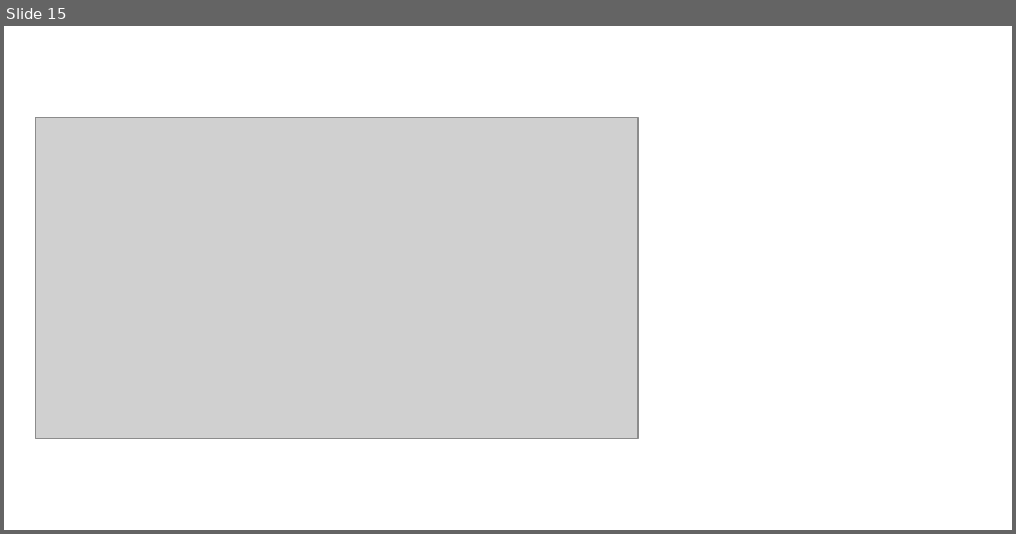
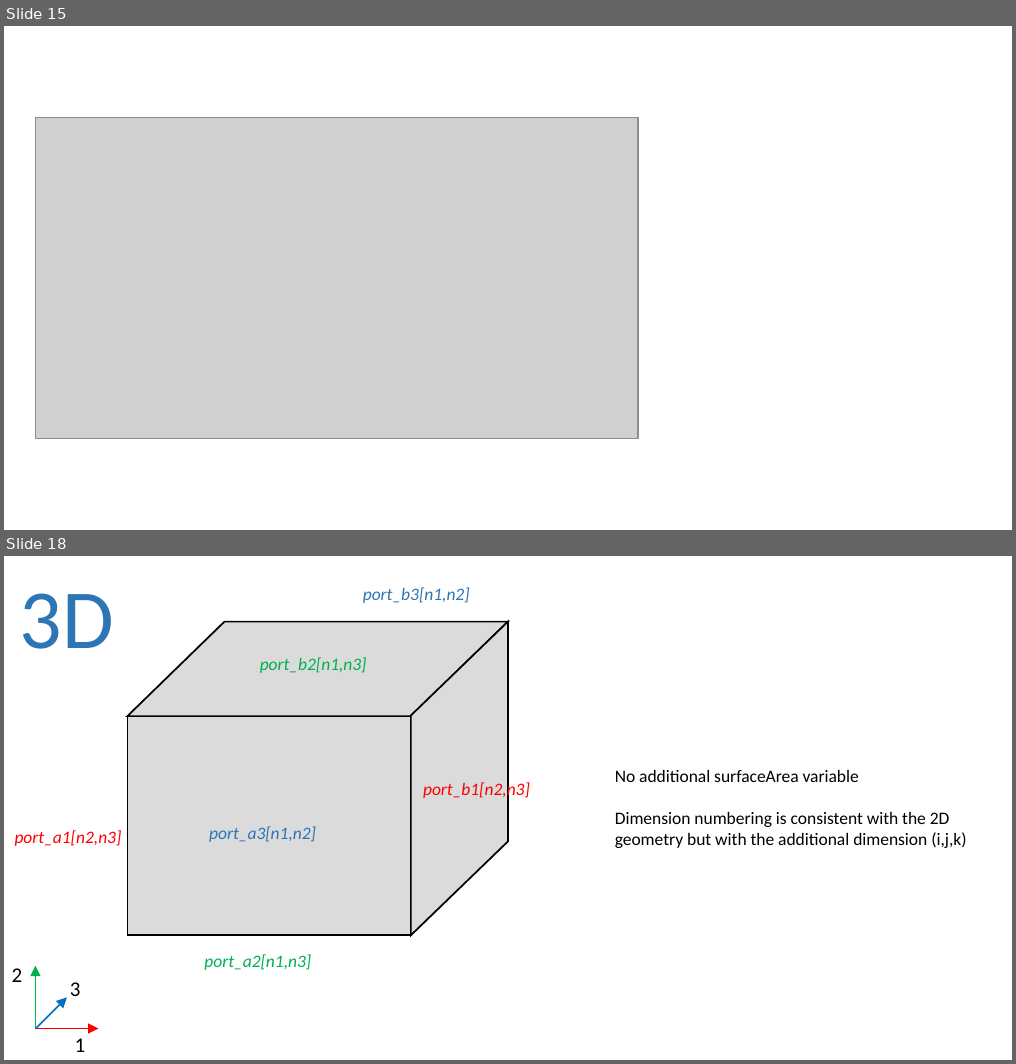
Before and after one commit to ORNL-Modelica/TRANSFORM-Library, a slide deck: TRANSFORM/Resources/Images/Information.pptm. Shown one above the other, each under a label of ours: slide 15 before the commit, slides 15 and 18 after it; the slides between them are not shown. The pictures are 1016x534 and 1016x1064 pixels, drawn with LibreOffice and Linux fonts; fonts in the diff are those of the drawing; grey boxes stand for pictures. Boxes give left, top, right and bottom in pixels: in the first picture for what was removed or moved away, otherwise in the second. Text is boxed around its words. In the diff, an @@ line names an element or a change of style, - is before the commit and + after.

```diff
--- a/TRANSFORM/Resources/Images/Information.pptm
+++ b/TRANSFORM/Resources/Images/Information.pptm
@@ slide 18 added at (4, 556, 1012, 1060), background #FFFFFF @@
@@ text added at (20, 593, 114, 649), 48 pt, text #2E75B6 @@
+3D
@@ text added at (363, 587, 470, 603), 10 pt, text #2E75B6, italic @@
+port_b3[n1,n2]
@@ parallelogram added at (127, 622, 508, 716), fill #DBDBDB, outline #000000 1 pt @@
@@ parallelogram added at (411, 622, 508, 935), fill #DBDBDB, outline #000000 1 pt @@
@@ text added at (260, 657, 367, 673), 10 pt, text #00B050, italic @@
+port_b2[n1,n3]
@@ rectangle added at (127, 716, 411, 935), fill #DBDBDB, outline #000000 1 pt @@
@@ text added at (423, 780, 530, 799), 10 pt, text #FF0000, italic @@
+port_b1[n2,n3]
@@ text added at (615, 770, 966, 848), 10 pt, text #000000 @@
+No additional surfaceArea variable
+Dimension numbering is consistent with the 2D geometry but with the additional dimension (i,j,k)
@@ text added at (15, 830, 122, 846), 10 pt, text #FF0000, italic @@
+port_a1[n2,n3]
@@ text added at (209, 826, 316, 842), 10 pt, text #2E75B6, italic @@
+port_a3[n1,n2]
@@ text added at (204, 954, 311, 970), 10 pt, text #00B050, italic @@
+port_a2[n1,n3]
@@ group added at (12, 966, 98, 1052): 3 arrows, 3 texts @@
+1
+2
+3
```
Also in this commit, not shown: 2 other slides added, 24 other files.
